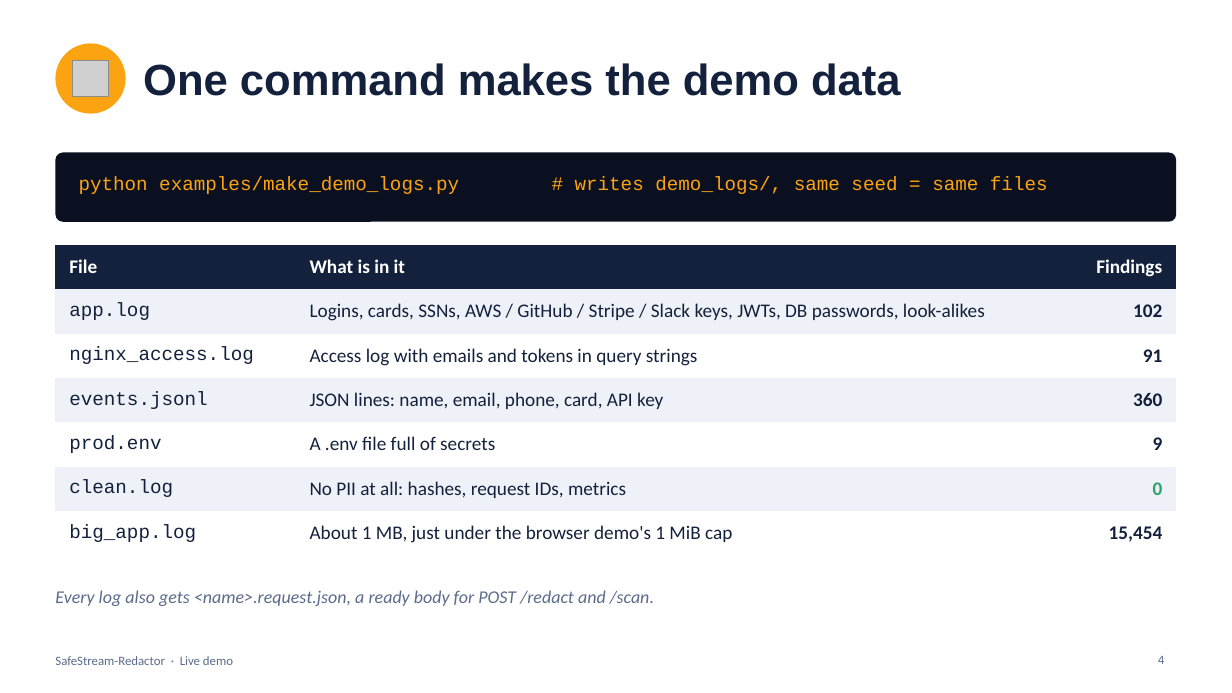
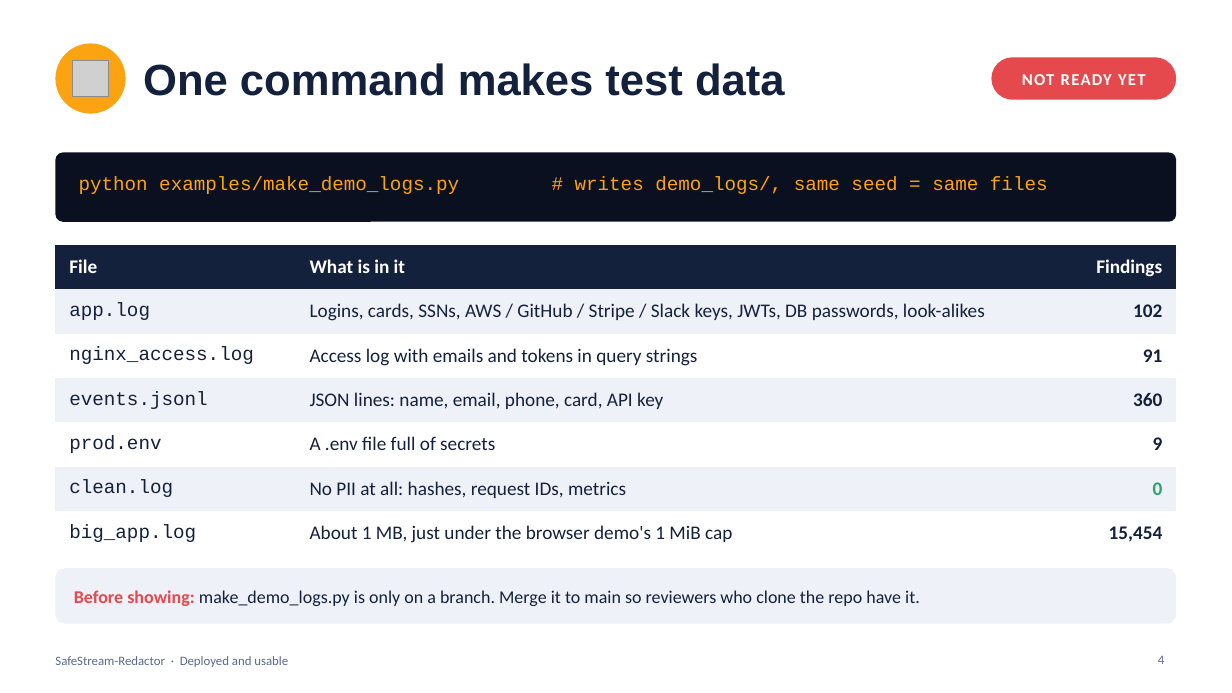
Before and after one commit to MounishSenisetty/SafeStream-Redactor, a slide deck: slide 4 of docs/SafeStream-Redactor-Demo.pptx. Drawn at 1232x693 pixels with LibreOffice and Linux fonts; fonts in the diff are those of the drawing; grey boxes stand for pictures. Boxes give left, top, right and bottom in pixels: in the first picture for what was removed or moved away, otherwise in the second. Text is boxed around its words. In the diff, an @@ line names an element or a change of style, - is before the commit and + after.

```diff
--- a/docs/SafeStream-Redactor-Demo.pptx
+++ b/docs/SafeStream-Redactor-Demo.pptx
@@ rounded rectangle added at bbox=[992, 57, 1177, 100], fill #E5484D @@
@@ title at bbox=[143, 63, 785, 96]: text changed @@
-One command makes the demo data
+One command makes test data
@@ text added at bbox=[1022, 74, 1146, 85], 13 pt, text #FFFFFF, bold @@
+NOT READY YET
@@ rounded rectangle added at bbox=[55, 568, 1177, 624], fill #EEF1F7 @@
@@ text removed at bbox=[55, 590, 654, 606] @@
-Every log also gets <name>.request.json, a ready body for POST /redact and /scan.
@@ text added at bbox=[74, 590, 920, 606], 14 pt, text #14213D @@
+Before showing: make_demo_logs.py is only on a branch. Merge it to main so reviewers who clone the repo have it.
@@ text at bbox=[55, 656, 288, 667]: text changed @@
-SafeStream-Redactor · Live demo
+SafeStream-Redactor · Deployed and usable
```
Also in this commit, not shown: 14 other slides changed, 1 slide added, 1 slide removed.
